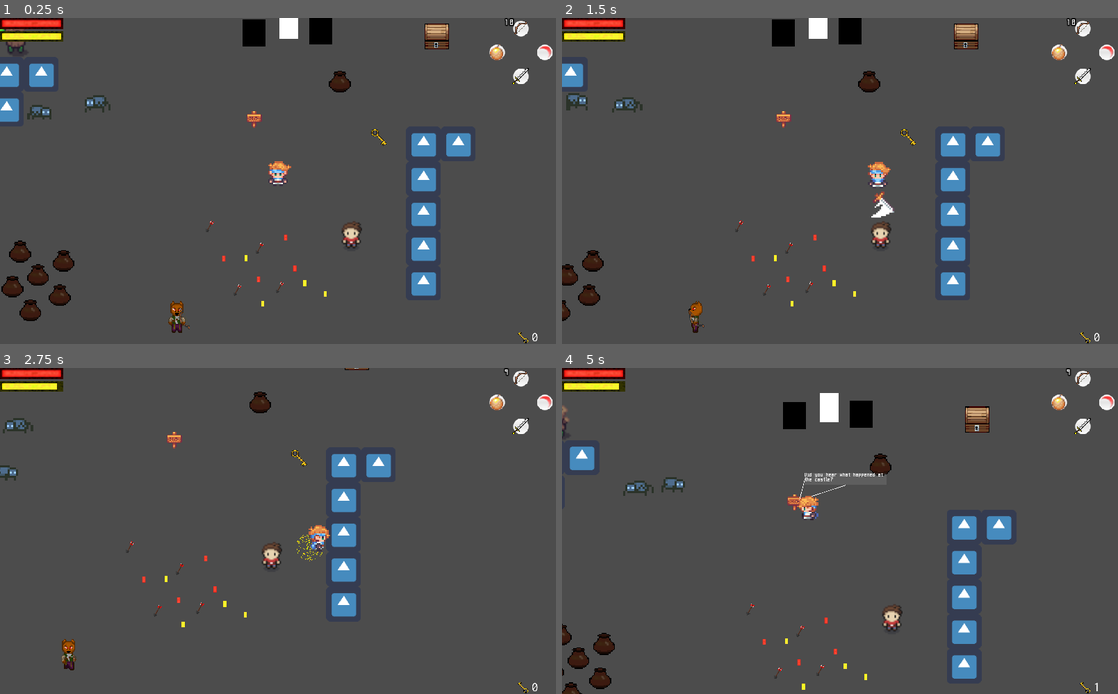
Above: before the commit, frames 1-4 (two rows, left to right).
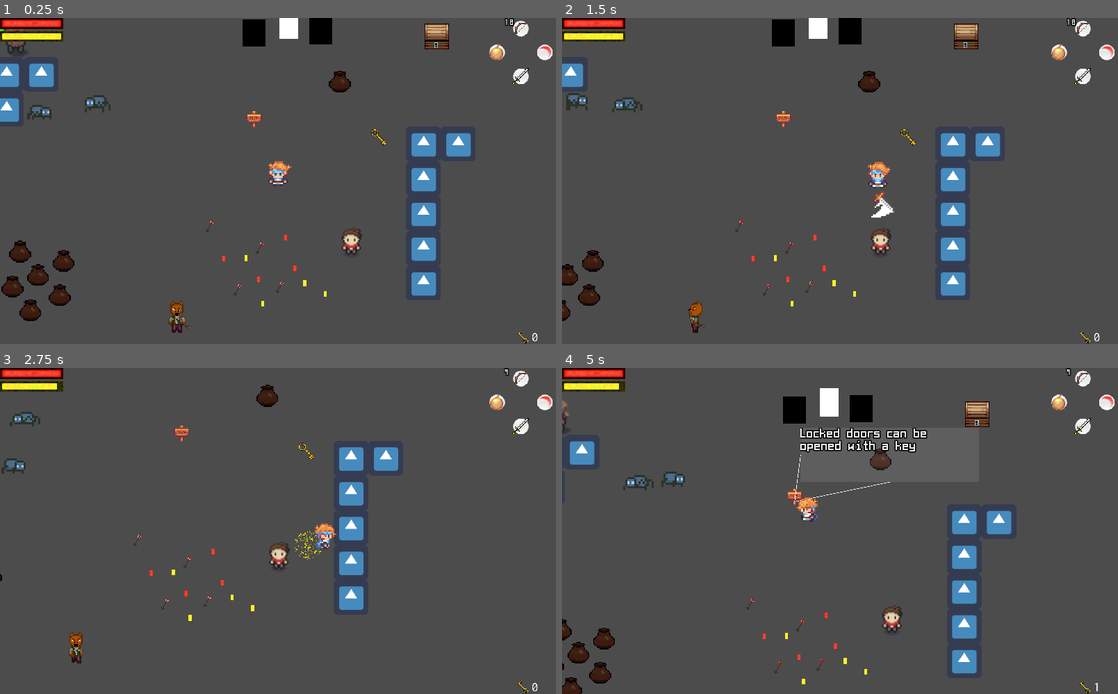
Above: after the commit, the same moments.

Repository: THESTICK16/Spirit-of-the-Unseen-prototype
Game: Godot game, scene res://TestResources/TestRoom.tscn
Same seed, same stepped clock (60 frames per second), same inputs: the game is played once before the commit and once after it. The engine's default icon, where the game draws it, is replaced by a stand-in: a white triangle on a blue panel in a dark square. Sound files missing from this copy of the repository are replaced by a short silence.
Inputs (mouse positions are in pixels of both pictures, inside the frame that each line leads up to):
- Up to frame 1 (0.25 s): no input
- Up to frame 2 (1.5 s): tap Enter (ui_accept) at 0.5, 0.77, 1.07 s; move the mouse to (962, 164) at 0.52 s; hold Right (ui_right) 0.53-1.28 s; tap L (a) at 0.6 s; click (962, 164) at 0.67 s; tap K (b) at 0.8, 1.35 s; move the mouse to (728, 197) at 1.27 s; hold Down (ui_down) from 1.28 s (still down)
- Up to frame 3 (2.75 s): tap Enter (ui_accept) at 1.52, 1.82 s; tap P (x) at 1.55, 2.1 s; move the mouse to (333, 459) at 2.02 s; release Down (ui_down) at 2.03 s; hold Right (ui_right) from 2.03 s (still down); tap O (y) at 2.3 s
- Up to frame 4 (5 s): move the mouse to (812, 596) at 2.77 s; release Right (ui_right) at 2.78 s; hold Up (ui_up) 2.78-3.53 s; tap O (y) at 2.85 s; click (812, 596) at 2.92 s; tap Enter (ui_accept) at 3.02, 3.05, 3.32, 3.6, 3.77, 4.07, 4.52, 4.82 s; move the mouse to (1006, 579) at 3.52 s; hold Left (ui_left) from 3.53 s (still down); tap L (a) at 3.8, 4.35 s; move the mouse to (673, 482) at 4.27 s; tap K (b) at 4.55 s

The runs differ from the first frame. In frame 1, 0.3% of the frame differs, in the area x 61-66%, y 62-73%; in frame 2, 0.3%; in frame 3, 4.5%; in frame 4, 5.4%, in the area x 0-81%, y 6-100%.
Error in both runs: Trying to assign value of type 'Nil' to a variable of type 'Dictionary'. (res://Globals/DialogueLoader.gd:16)

Commit message:
fixed bug with speech bubble size and positioning

Diff:
--- a/Creatures/NPCs/NPC.gd
+++ b/Creatures/NPCs/NPC.gd
@@ -25,6 +25,9 @@
 export var player_detection_range := -1
 ## The filepath for the dialogue that this NPC will load when spoken to
 export var dialogue_json_filepath : String
+## The text that will be displayed in the pop-up speech bubble
+export var pop_up_text := ""
+
 ## The position at which the NPC starts
 onready var start_position = global_position
 
@@ -43,6 +46,8 @@
 			$DetectionArea/CollisionShape2D.shape.set_deferred("radius", player_detection_range)
 		detection_area.connect("body_entered", self, "player_detected")
 		detection_area.connect("body_exited", self, "player_undetected")
+	if speech_bubble != null:
+		speech_bubble.set_text(pop_up_text)
 
 func _physics_process(delta):
 	match state:
@@ -86,7 +91,7 @@
 	states[state_name] = last_state + 1
 
 func player_detected(_body):
-	if speech_bubble != null:
+	if speech_bubble != null and speech_bubble.get_text() != "":
 		speech_bubble.show()
 
 func player_undetected(_body):
--- a/Creatures/NPCs/Sign.tscn
+++ b/Creatures/NPCs/Sign.tscn
@@ -33,7 +33,7 @@
 shape = SubResource( 3 )
 
 [node name="ResizableSpeechBubble" parent="." index="7" instance=ExtResource( 3 )]
-position = Vector2( 8.8, -12.4 )
+speech = "There once was a ship that put to sea and the name of that ship was the billy o tea"
 
 [editable path="SoftCollisionBox"]
 [editable path="DetectionArea"]
--- a/Creatures/NPCs/TestNPC.tscn
+++ b/Creatures/NPCs/TestNPC.tscn
@@ -123,31 +123,37 @@
 radius = 23.6136
 
 [node name="TestNPC" instance=ExtResource( 1 )]
-scale = Vector2( 2.5, 2.5 )
 collision_layer = 256
 dialogue_json_filepath = "/Users/ryorke16/Documents/Godot Projects/Spirit of the Unseen Prototype/Dialogue JSONs/TestDialogue.json"
 
 [node name="AnimatedSprite" parent="." index="0"]
+scale = Vector2( 2.5, 2.5 )
 frames = SubResource( 1 )
 animation = "Down"
 
 [node name="CollisionShape2D" parent="." index="1"]
 position = Vector2( 1.77636e-15, -0.4 )
 rotation = -1.5708
+scale = Vector2( 2.5, 2.5 )
 shape = SubResource( 19 )
 
 [node name="SoftCollisionBox" parent="." index="3"]
 position = Vector2( 0, -6.4 )
+scale = Vector2( 2.5, 2.5 )
 
 [node name="CollisionShape2D" parent="SoftCollisionBox" index="0"]
 position = Vector2( 9.53674e-08, 0 )
 shape = SubResource( 18 )
+
+[node name="SpriteCenterPosition2D" parent="." index="4"]
+scale = Vector2( 2.5, 2.5 )
 
 [node name="VisibilityEnabler2D" parent="." index="5"]
 visible = true
 
 [node name="InteractableArea" parent="." index="6" instance=ExtResource( 3 )]
 position = Vector2( 0, -0.8 )
+scale = Vector2( 2.5, 2.5 )
 
 [node name="CollisionShape2D" parent="InteractableArea" index="0"]
 shape = SubResource( 20 )
@@ -159,11 +165,13 @@
 margin_right = -14.4
 margin_bottom = -4.0
 
+[node name="DetectionArea" parent="." index="8"]
+scale = Vector2( 2.5, 2.5 )
+
 [node name="CollisionShape2D" parent="DetectionArea" index="0"]
 shape = SubResource( 21 )
 
 [node name="ResizableSpeechBubble" parent="." index="9" instance=ExtResource( 6 )]
-position = Vector2( 8.8, -12.4 )
 
 [editable path="SoftCollisionBox"]
 [editable path="InteractableArea"]
--- a/Creatures/UnseenCreature.tscn
+++ b/Creatures/UnseenCreature.tscn
@@ -1,7 +1,8 @@
-[gd_scene load_steps=4 format=2]
+[gd_scene load_steps=5 format=2]
 
 [ext_resource path="res://Interface + Abstract Nodes/UnseenEffect.tscn" type="PackedScene" id=1]
 [ext_resource path="res://icon.png" type="Texture" id=2]
+[ext_resource path="res://UI/Dialogue+/ResizableSpeechBubble.tscn" type="PackedScene" id=3]
 
 [sub_resource type="RectangleShape2D" id=1]
 extents = Vector2( 29, 28 )
@@ -19,3 +20,5 @@
 
 [node name="UnseenEffect" parent="." instance=ExtResource( 1 )]
 disble_collision = true
+
+[node name="ResizableSpeechBubble" parent="." instance=ExtResource( 3 )]
--- a/TestResources/TestRoom.tscn
+++ b/TestResources/TestRoom.tscn
@@ -67,6 +67,7 @@
 [node name="TestNPC" parent="YSort" instance=ExtResource( 9 )]
 position = Vector2( 731, 411 )
 dialogue_json_filepath = "/Users/ryorke16/Documents/Godot Projects/Spirit of the Unseen Prototype/Dialogue JSONs/Test Dialogue Sheet - test_conversation.json"
+pop_up_text = "What's with all these monsters?"
 
 [node name="ArrowItemRefill" parent="YSort" instance=ExtResource( 10 )]
 position = Vector2( 472, 372 )
@@ -152,6 +153,7 @@
 
 [node name="Sign" parent="YSort" instance=ExtResource( 18 )]
 position = Vector2( 552, 187 )
+pop_up_text = "Locked doors can be opened with a key"
 
 [node name="DarkenRoomEffect" parent="." instance=ExtResource( 17 )]
 visible = false
--- a/UI/Dialogue+/ResizableSpeechBubble.tscn
+++ b/UI/Dialogue+/ResizableSpeechBubble.tscn
@@ -4,31 +4,34 @@
 [ext_resource path="res://UI/Dialogue+/SpeechBubble.gd" type="Script" id=2]
 
 [sub_resource type="DynamicFont" id=1]
-size = 8
+size = 20
+outline_size = 2
+outline_color = Color( 0, 0, 0, 1 )
 font_data = ExtResource( 1 )
 
-[node name="ResizableSpeechBubble" type="Node2D" groups=["Speech_Bubbles"]]
+[node name="ResizableSpeechBubble" type="Control" groups=["Speech_Bubbles"]]
 visible = false
 script = ExtResource( 2 )
 bubble_color = Color( 1, 1, 1, 1 )
 
 [node name="ResizableSpeechBubble" type="MarginContainer" parent="."]
-margin_left = 10.0
-margin_top = -50.0
-margin_right = 50.0
-margin_bottom = -10.0
+margin_left = 11.0
+margin_top = -136.0
+margin_right = 339.0
+margin_bottom = -36.0
 __meta__ = {
+"_edit_group_": true,
 "_edit_use_anchors_": false
 }
 
 [node name="ColorRect" type="ColorRect" parent="ResizableSpeechBubble"]
-margin_right = 40.0
-margin_bottom = 40.0
+margin_right = 328.0
+margin_bottom = 100.0
 color = Color( 1, 1, 1, 0.0588235 )
 
 [node name="BorderPolygons" type="NinePatchRect" parent="ResizableSpeechBubble"]
-margin_right = 40.0
-margin_bottom = 40.0
+margin_right = 328.0
+margin_bottom = 100.0
 __meta__ = {
 "_edit_use_anchors_": false
 }
@@ -60,8 +63,10 @@
 polygon = PoolVector2Array( 0, 0, 0, 1, 0, 1, 0, 2, 1, 2, 1, 1, 2, 1, 2, 0 )
 
 [node name="RichTextLabel" type="RichTextLabel" parent="ResizableSpeechBubble"]
-margin_right = 40.0
-margin_bottom = 40.0
+margin_right = 328.0
+margin_bottom = 100.0
+size_flags_horizontal = 5
+size_flags_vertical = 5
 custom_fonts/normal_font = SubResource( 1 )
 scroll_active = false
 
--- a/UI/Dialogue+/SpeechBubble.gd
+++ b/UI/Dialogue+/SpeechBubble.gd
@@ -1,4 +1,4 @@
-extends Node2D
+extends Control
 
 onready var text_bubble = $ResizableSpeechBubble/RichTextLabel
 onready var text_margin = $ResizableSpeechBubble
@@ -20,8 +20,11 @@
 	set_box_color()
 	text_bubble.bbcode_text = speech
 #	text_bubble.text = speech
-	var string_size = font.get_wordwrap_string_size(speech, min(font.get_string_size(speech).x, 150)) #font.get_string_size(text_bubble.bbcode_text).x
-	text_margin.rect_size = Vector2(string_size.x, string_size.y * 1.25)
+
+#	var string_size = font.get_wordwrap_string_size(speech, min(font.get_string_size(speech).x, 150)) #font.get_string_size(text_bubble.bbcode_text).x
+#	text_margin.rect_size = Vector2(string_size.x * 2, string_size.y * 1.25)
+
+#	text_margin.rect_position.y -= text_bubble.rect_size.y
 #	text_margin.rect_size = text_bubble.rect_size
 	left_line.points[1].y = text_margin.rect_position.y + (text_margin.rect_size.y / 2)
 	left_line.points[1].x = text_margin.rect_position.x
@@ -30,7 +33,18 @@
 	font.get_string_size(text_bubble.bbcode_text)
 #	font.get_string_size(text_bubble.text)
 
+#	left_line.points[1].y = text_bubble.rect_position.y + (text_bubble.rect_size.y / 2)
+#	left_line.points[1].x = text_bubble.rect_position.x
+#	right_line.points[1].y = text_bubble.rect_position.y + text_bubble.rect_size.y
+#	right_line.points[1].x = text_bubble.rect_position.x + (text_bubble.rect_size.x / 2)
+
 func set_box_color():
 	left_line.default_color = bubble_color
 	right_line.default_color = bubble_color
 	color_rect.color = Color(bubble_color.r, bubble_color.g, bubble_color.b, 0.1)
+
+func set_text(new_text: String):
+	text_bubble.bbcode_text = new_text
+
+func get_text() -> String:
+	return text_bubble.bbcode_text
--- a/UI/Menus/MenuController.gd
+++ b/UI/Menus/MenuController.gd
@@ -35,9 +35,6 @@
 	elif Input.is_action_just_pressed("b") and not PauseController.is_paused():
 		self.displayed_menu = main_menu #Fix this so it goes back one layer at a time (only if relevant)
 
-	if Input.is_action_just_pressed("ui_accept"): #FIXME
-		print("mapped correctly")
-
 
 func set_displayed_menu(set_to : TitleScreenMenu):
 	if set_to == null:
